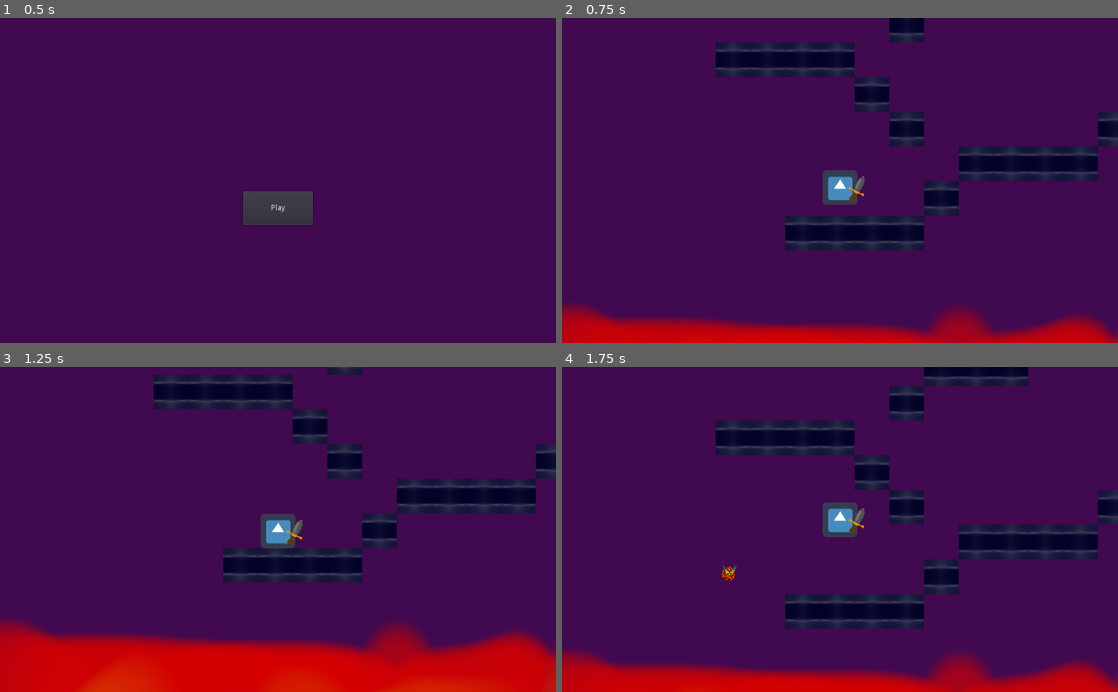
Above: before the commit, frames 1-4 (two rows, left to right).
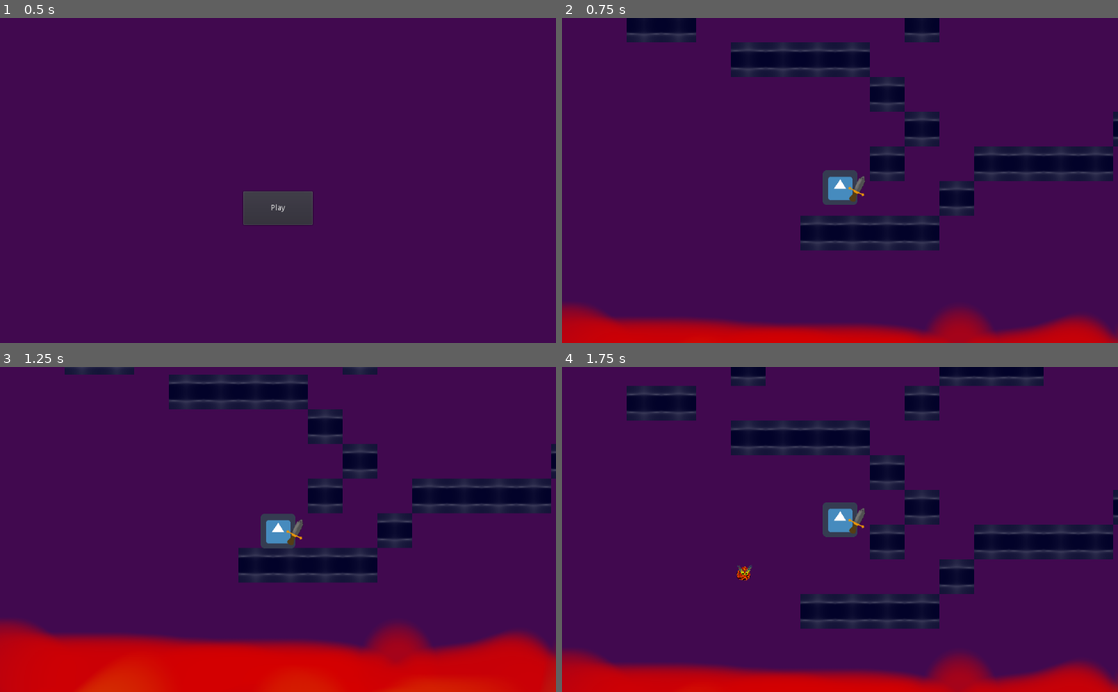
Above: after the commit, the same moments.

Repository: Schmo103/Project-Archimedes-Github-Game-Off-2022-
Game: Godot game, scene res://menu.tscn
Same seed, same stepped clock (60 frames per second), same inputs: the game is played once before the commit and once after it. The project has no main scene, so this scene is started directly. The engine's default icon, where the game draws it, is replaced by a stand-in: a white triangle on a blue panel in a dark square.
Inputs (mouse positions are in pixels of both pictures, inside the frame that each line leads up to):
- Up to frame 1 (0.5 s): no input
- Up to frame 2 (0.75 s): click "Play" at 0.5 s
- Up to frame 3 (1.25 s): no input
- Up to frame 4 (1.75 s): tap Enter (ui_accept) at 1.25, 1.52 s; move the mouse to (962, 513) at 1.27 s

Frame 1 is identical in both runs. In frame 2, 5.8% of the frame differs, in the area x 11-100%, y 0-72%; in frame 3, 4.9%; in frame 4, 7.3%, in the area x 11-100%, y 0-81%.

Commit message:
-updated tilemap

Diff:
--- a/Archimedes/world.tscn
+++ b/Archimedes/world.tscn
@@ -24,10 +24,10 @@
 [node name="terrain" type="TileMap" parent="."]
 tile_set = ExtResource( 4 )
 format = 1
-tile_data = PoolIntArray( -851965, 0, 0, -851964, 0, 0, -851 …(607 unchanged characters)…  0, -196601, 0, 0, -196585, 0, 0, -131063, 0, 0, -131062, 0, 0, -131061, 0, 0, -131053, 0, 0, -131052, 0, 0, -131051, 0, 0, -131050, 0, 0, -65528, 0, 0, -65518, 0, 0, 3, 0, 0, 4, 0, 0, 5, 0, 0, 6, 0, 0, 17, 0, 0, 65543, 0, 0, 65551, 0, 0, 131080, 0, 0, 131086, 0, 0, 196618, 0, 0, 196619, 0, 0, 1966 …(94 unchanged characters)…
+tile_data = PoolIntArray( -851965, 0, 0, -851964, 0, 0, -851 …(607 unchanged characters)…  0, -196601, 0, 0, -196585, 0, 0, -131069, 0, 0, -131063, 0, 0, -131062, 0, 0, -131061, 0, 0, -131053, 0, 0, -131052, 0, 0, -131051, 0, 0, -131050, 0, 0, -65536, 0, 0, -65535, 0, 0, -65528, 0, 0, -65518, 0, 0, 3, 0, 0, 4, 0, 0, 5, 0, 0, 6, 0, 0, 17, 0, 0, 65543, 0, 0, 65551, 0, 0, 131080, 0, 0, 131086, 0, 0, 196615, 0, 0, 196618, 0, 0, 196619, 0, 0, 1966 …(94 unchanged characters)…
 
 [node name="player" type="KinematicBody2D" parent="."]
-position = Vector2( 421, 250 )
+position = Vector2( 393, 250 )
 script = ExtResource( 5 )
 __meta__ = {
 "_edit_group_": true
--- a/Archimedes/world/player.gd
+++ b/Archimedes/world/player.gd
@@ -4,7 +4,7 @@
 var jump = false #variable to record if jump button was pressed
 var grav = 20 #set gravity speed
 var jump_speed = 500 #set jump speed
-var fric = 500
+var fric = 300
 var air_fric = 400
 var MAXSPEED = 350
 
@@ -106,6 +106,9 @@
 			velocity.y -= jump_speed #jumps player velocity
 	else:
 		velocity.y += grav #adds gravity
+	if is_on_ceiling():
+		if velocity.y < -1:
+			velocity.y = 0
 	move_and_slide(velocity, Vector2(0, -1)) #moves player
 
 	#check if still alive
